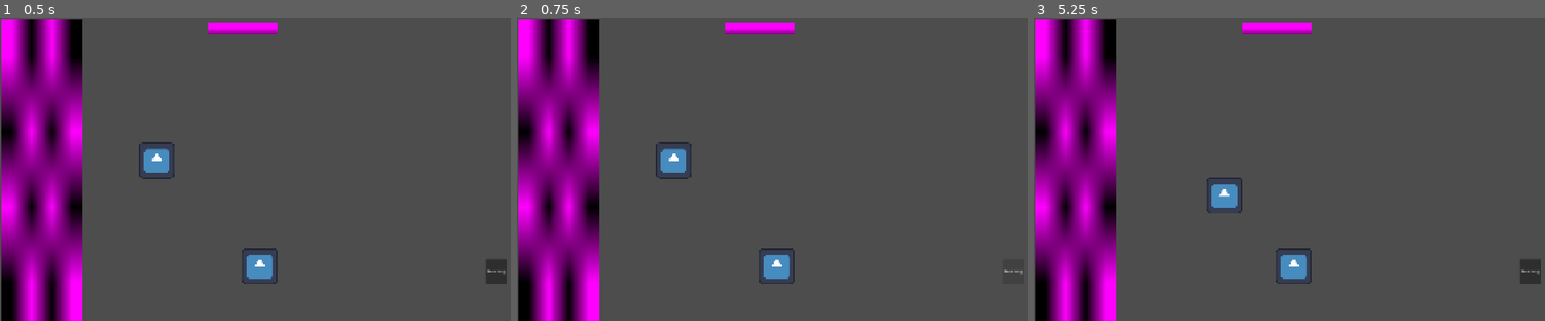
Above: before the commit, frames 1-3 (left to right).
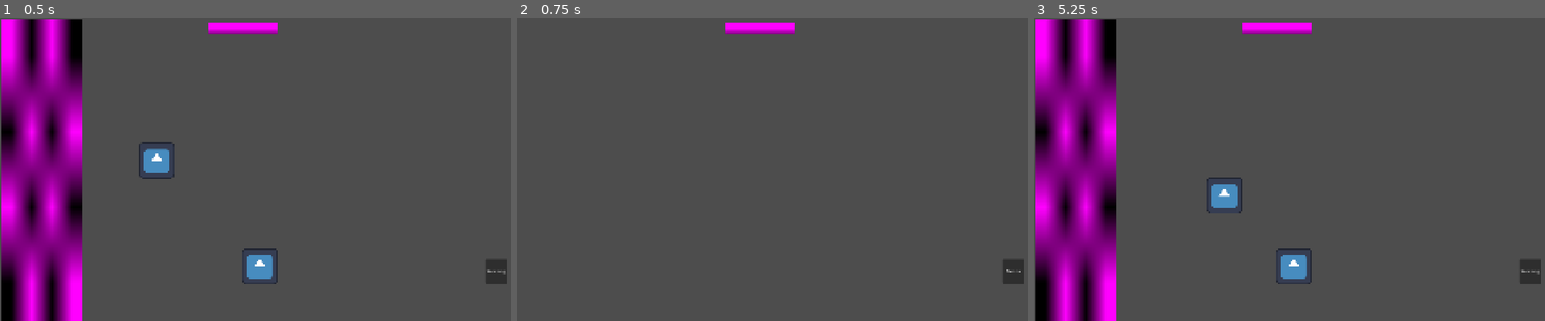
Above: after the commit, the same moments.

Repository: VulcanoHex/I-Need-To-Light-a-Cigarette
Game: Godot game, scene res://Scenes/world.tscn
The game is run twice, just before and just after one commit, with the same random seed, the same clock (stepped at 60 frames per second) and the same inputs. The engine's default icon, where the game draws it, is replaced by a stand-in: a white triangle on a blue panel in a dark square.
Inputs (mouse positions are in pixels of both pictures, inside the frame that each line leads up to):
- Up to frame 1 (0.5 s): no input
- Up to frame 2 (0.75 s): click "Weezing" at 0.5 s
- Up to frame 3 (5.25 s): click (1529, 272) at 1.25 s, where only the run after the commit has a clickable "Donna"; click "Weezing" at 2 s; click (1529, 272) at 2.75 s, where only the run after the commit has a clickable "Donna"; click "Weezing" at 3.5 s; click (1529, 272) at 4.25 s, where only the run after the commit has a clickable "Donna"; tap Enter at 5 s; drag from (1192, 160) to (1294, 266) at 5.02 s

Frame 1 is identical in both runs. In frame 2, 17% of the frame differs, in the area x 0-99%, y 0-100%; in frame 3, nothing differs.

Commit message:
switch cucina smokingroom

Diff:
--- a/Scenes/world.tscn
+++ b/Scenes/world.tscn
@@ -84,6 +84,14 @@
 
 [node name="SmokeRoom" type="Node2D" parent="Player" unique_id=1828866032]
 unique_name_in_owner = true
+visible = false
+
+[node name="GoToKitchen" type="Button" parent="Player/SmokeRoom" unique_id=1559058605]
+offset_left = 1728.0
+offset_top = 859.0
+offset_right = 1806.0
+offset_bottom = 946.17645
+text = "Donna"
 
 [node name="NicotineBar" type="TextureProgressBar" parent="Player" unique_id=704873316]
 offset_left = 739.0
@@ -95,3 +103,4 @@
 texture_progress = SubResource("PlaceholderTexture2D_oqjqy")
 
 [connection signal="pressed" from="Player/Kitchen/Control/GoToSmokeButton" to="Player" method="_on_go_to_smoke_button_pressed"]
+[connection signal="pressed" from="Player/SmokeRoom/GoToKitchen" to="Player" method="_on_go_to_kitchen_pressed"]
--- a/Scripts/player.gd
+++ b/Scripts/player.gd
@@ -13,5 +13,18 @@
 
 
 func _on_go_to_smoke_button_pressed() -> void:
+	# Disable inputs, processing and physics
+	kitchen.process_mode = Node.PROCESS_MODE_DISABLED
+	kitchen.visible = false
+	smokeRoom.process_mode = Node.PROCESS_MODE_INHERIT
+	smokeRoom.visible = true
+	pass # Replace with function body.
+
+
+func _on_go_to_kitchen_pressed() -> void:
+	smokeRoom.process_mode = Node.PROCESS_MODE_DISABLED
+	smokeRoom.visible = false
+	kitchen.process_mode = Node.PROCESS_MODE_INHERIT
+	kitchen.visible = true
 
 	pass # Replace with function body.
